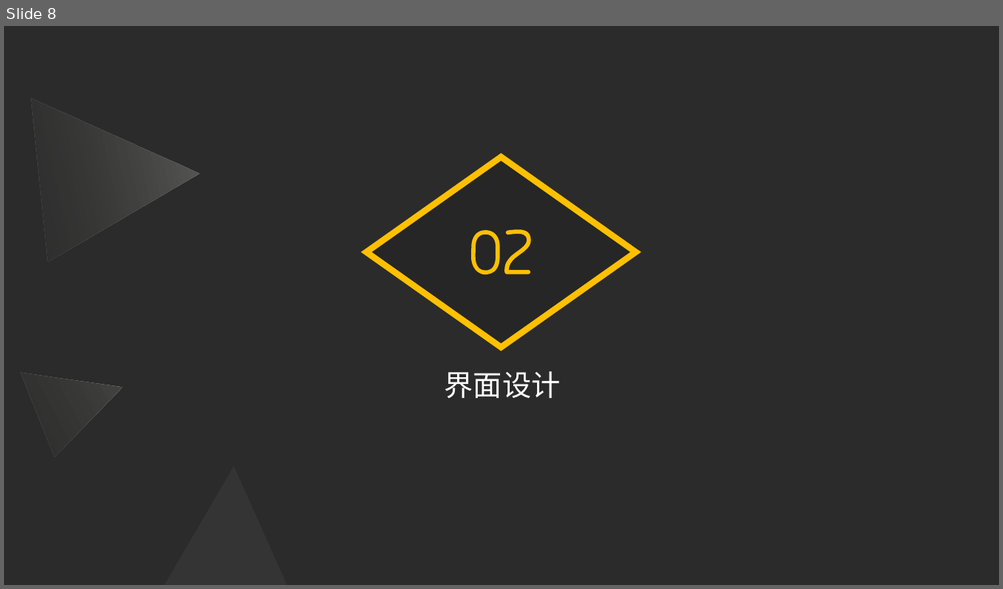
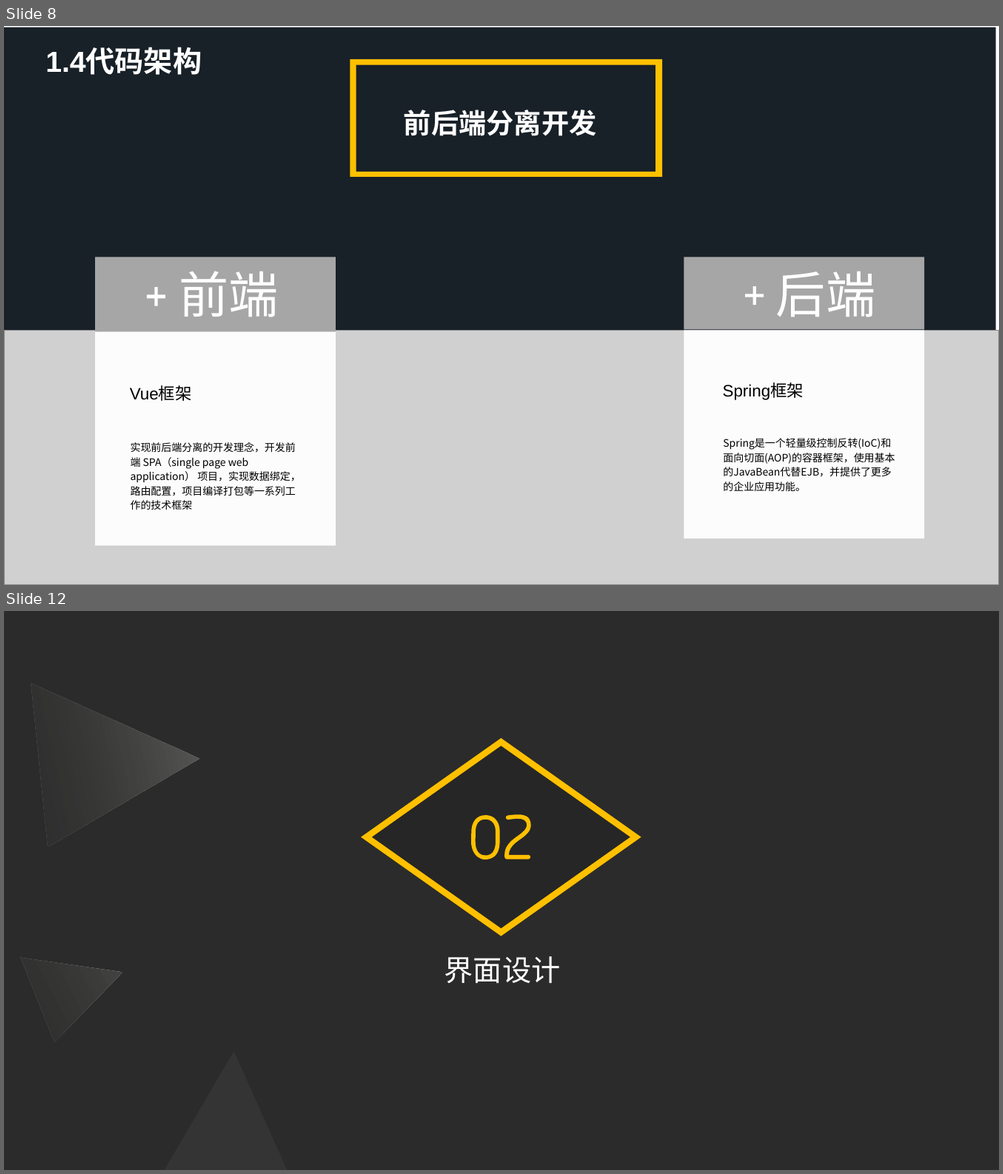
Before and after one commit to Software-Training/Development-steps, a slide deck: 项目架构与框架.pptx. Shown one above the other, each under a label of ours: slide 8 before the commit, slides 8 and 12 after it; the slides between them are not shown. The pictures are 1003x589 and 1003x1174 pixels, drawn with LibreOffice and Linux fonts; fonts in the diff are those of the drawing; grey boxes stand for pictures; background and template pictures are left out; a plain dark background stands for a picture behind light text. Boxes give left, top, right and bottom in pixels: in the first picture for what was removed or moved away, otherwise in the second. Text is boxed around its words. In the diff, an @@ line names an element or a change of style, - is before the commit and + after.

Commit message:
lcc commit 项目架构

```diff
--- a/项目架构与框架.pptx
+++ b/项目架构与框架.pptx
@@ slide 8 added at (4, 26, 999, 585), background #FCFBF9 @@
@@ rectangle added at (4, 27, 996, 585), fill #182028 @@
@@ text added at (45, 49, 202, 75), 28 pt, text #FFFFFF, bold @@
+1.4代码架构
@@ freeform shape added at (350, 59, 663, 178), fill #FFC000 @@
@@ text added at (404, 110, 597, 136), 26.7 pt, text #FFFFFF, bold @@
+前后端分离开发
@@ group added at (95, 258, 336, 547): 3 texts, 2 rectangles, 1 plus @@
+实现前后端分离的开发理念，开发前端 SPA（single page web application） 项目，实现数据绑定，路由配置，项目编译打包等一系列工作的技术框架
+Vue框架
+前端
@@ group added at (684, 258, 924, 540): 3 texts, 2 rectangles, 1 plus @@
+Spring是一个轻量级控制反转(IoC)和面向切面(AOP)的容器框架，使用基本的JavaBean代替EJB，并提供了更多的企业应用功能。
+Spring框架
+后端
@@ picture added at (4, 330, 999, 585) @@
@@ what was slide 8 is now slide 12 @@
```
Also in this commit, not shown: 4 slides changed, 7 other slides added, 4 slides removed.
